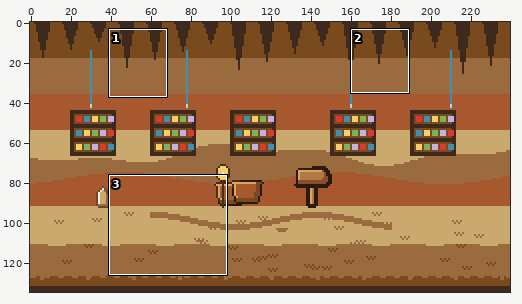
Two states of a pixel-art file, opus-test-run/aseprite/trek-2-path.aseprite. Above: a wide view before the commit, with the close-up outlined.
Close-up. Before the edit:
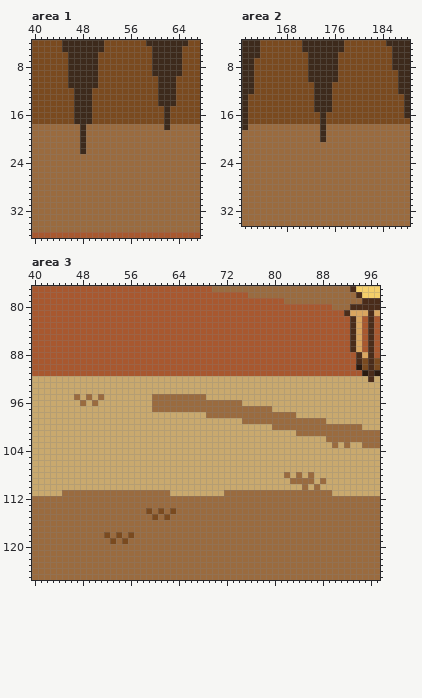
240x135 pixels, 1 frame. Shown: area 1: x 40..67, y 4..36; area 2: x 161..188, y 4..34; area 3: x 40..97, y 77..125. The commit also changed other parts of the picture, which this record leaves out.
New version:
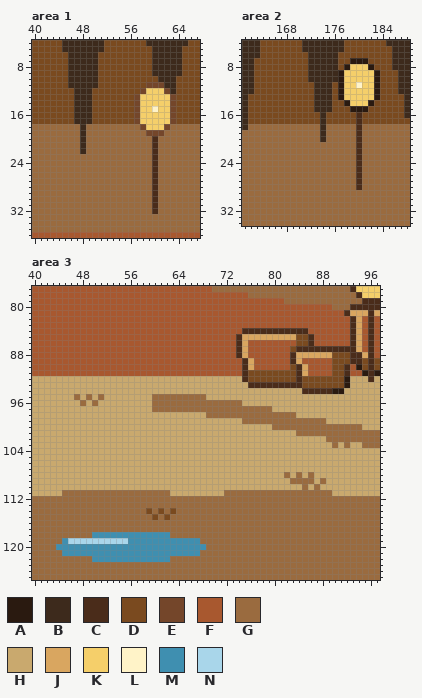
Palette (. is transparent): A #2a1a10  B #3d2a1c  C #4a2c1a  D #7a4a1f  E #74462a  F #a8582f  G #9a6b3f  H #c9a96e  J #d9a660  K #f5cf6a  L #fff3c8  M #3f8fb0  N #a9d6ea
What changed:
--- area 1, layer "detail"
@@ x 55..65 @@
 10 DDDDDDBBBDD
-11 DDDDDDBBBDD
-12 DDDDDDBBBDD
-13 DDDDDDBBBDD
-14 DDDDDDBBBDD
-15 DDDDDDDBDDD
-16 DDDDDDDBDDD
-17 DDDDDDDBDDD
-18 GGGGGGGBGGG
-19 GGGGGGGGGGG
-20 GGGGGGGGGGG
-21 GGGGGGGGGGG
-22 GGGGGGGGGGG
-23 GGGGGGGGGGG
-24 GGGGGGGGGGG
-25 GGGGGGGGGGG
-26 GGGGGGGGGGG
-27 GGGGGGGGGGG
-28 GGGGGGGGGGG
-29 GGGGGGGGGGG
-30 GGGGGGGGGGG
-31 GGGGGGGGGGG
-32 GGGGGGGGGGG
+11 DDDDEEEBBDD
+12 DDDEKKKEBDD
+13 DDEKKKKKEDD
+14 DDEKKKKKEDD
+15 DDEKKLKKEDD
+16 DDEKKKKKEDD
+17 DDEKKKKKEDD
+18 GGGEKKKEGGG
+19 GGGGEEEGGGG
+20 GGGGGCGGGGG
+21 GGGGGCGGGGG
+22 GGGGGCGGGGG
+23 GGGGGCGGGGG
+24 GGGGGCGGGGG
+25 GGGGGCGGGGG
+26 GGGGGCGGGGG
+27 GGGGGCGGGGG
+28 GGGGGCGGGGG
+29 GGGGGCGGGGG
+30 GGGGGCGGGGG
+31 GGGGGCGGGGG
+32 GGGGGCGGGGG
 33 GGGGGGGGGGG
--- area 2, layer "detail"
@@ x 175..185 @@
  6 BBDDDDDDDDD
- 7 BBDDDDDDDDD
- 8 BBDDDDDDDDD
- 9 BBDDDDDDDDD
-10 BBDDDDDDDDD
-11 BDDDDDDDDDD
-12 BDDDDDDDDDD
-13 BDDDDDDDDDD
-14 BDDDDDDDDDD
-15 BDDDDDDDDDD
-16 DDDDDDDDDDD
-17 DDDDDDDDDDD
-18 GGGGGGGGGGG
-19 GGGGGGGGGGG
-20 GGGGGGGGGGG
-21 GGGGGGGGGGG
-22 GGGGGGGGGGG
-23 GGGGGGGGGGG
-24 GGGGGGGGGGG
-25 GGGGGGGGGGG
-26 GGGGGGGGGGG
-27 GGGGGGGGGGG
-28 GGGGGGGGGGG
+ 7 BBDDAAADDDD
+ 8 BBDAKKKADDD
+ 9 BBAKKKKKADD
+10 BBAKKKKKADD
+11 BDAKKLKKADD
+12 BDAKKKKKADD
+13 BDAKKKKKADD
+14 BDDAKKKADDD
+15 BDDDAAADDDD
+16 DDDDDCDDDDD
+17 DDDDDCDDDDD
+18 GGGGGCGGGGG
+19 GGGGGCGGGGG
+20 GGGGGCGGGGG
+21 GGGGGCGGGGG
+22 GGGGGCGGGGG
+23 GGGGGCGGGGG
+24 GGGGGCGGGGG
+25 GGGGGCGGGGG
+26 GGGGGCGGGGG
+27 GGGGGCGGGGG
+28 GGGGGCGGGGG
 29 GGGGGGGGGGG
--- area 3, layer "detail"
@@ x 72..95 @@
  83 FFFFFFFFFFFFFFFFFFFFFCJF
- 84 FFFFFFFFFFFFFFFFFFFFFCJF
- 85 FFFFFFFFFFFFFFFFFFFFFCJF
- 86 FFFFFFFFFFFFFFFFFFFFFCJF
- 87 FFFFFFFFFFFFFFFFFFFFFCJF
- 88 FFFFFFFFFFFFFFFFFFFFFFCJ
- 89 FFFFFFFFFFFFFFFFFFFFFFCD
- 90 FFFFFFFFFFFFFFFFFFFFFFAD
- 91 FFFFFFFFFFFFFFFFFFFFFFFA
- 92 HHHHHHHHHHHHHHHHHHHHHHHH
- 93 HHHHHHHHHHHHHHHHHHHHHHHH
- 94 HHHHHHHHHHHHHHHHHHHHHHHH
+ 84 FFFCCCCCCCCCCCFFFFFFFCJF
+ 85 FFCJJJJJJJJJDDCFFFFFFCJF
+ 86 FFCJFFFFFFFFDDCFFFFFFCJF
+ 87 FFCJFFFFFFFDCCCCCCCCCCJF
+ 88 FFCJFFFFFFFCJJJJJJDDDCCJ
+ 89 FFFCJFFFFFFCJFFFFFDDDCCD
+ 90 FFFCJFFFFFFDCJFFFFDDCFAD
+ 91 FFFCDDDDDDDDCJFFFFDDCFFA
+ 92 HHHCDDDDDDDDCDDDDDDDAHHH
+ 93 HHHHCCCCCCCCCDDDDDDDAHHH
+ 94 HHHHHHHHHHHHHCCCCCAAHHHH
  95 HHHHHHHHHHHHHHHHHHHHHHHH
@@ x 42..70 @@
 117 GGGGGGGGGGGGGGGGGGGGGGGGGGGGG
-118 GGGGGGGGGGDGDGDGGGGGGGGGGGGGG
-119 GGGGGGGGGGGDGDGGGGGGGGGGGGGGG
-120 GGGGGGGGGGGGGGGGGGGGGGGGGGGGG
-121 GGGGGGGGGGGGGGGGGGGGGGGGGGGGG
-122 GGGGGGGGGGGGGGGGGGGGGGGGGGGGG
+118 GGGGGGGGMMMMMMMMMMMMMGGGGGGGG
+119 GGGMNNNNNNNNNNMMMMMMMMMMMMGGG
+120 GGMMMMMMMMMMMMMMMMMMMMMMMMMGG
+121 GGGMMMMMMMMMMMMMMMMMMMMMMMGGG
+122 GGGGGGGGMMMMMMMMMMMMMGGGGGGGG
 123 GGGGGGGGGGGGGGGGGGGGGGGGGGGGG
Boxes around the changes in both close-ups, in picture pixels (x1, y1, x2, y2):
changed: (134, 82, 176, 214)
changed: (338, 58, 380, 190)
changed: (236, 328, 356, 394)
changed: (56, 532, 206, 562)
